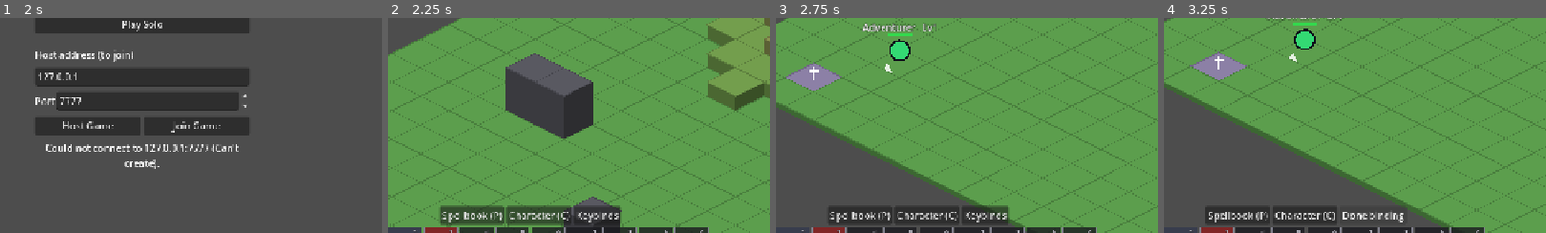
Above: before the commit, frames 1-4 (left to right).
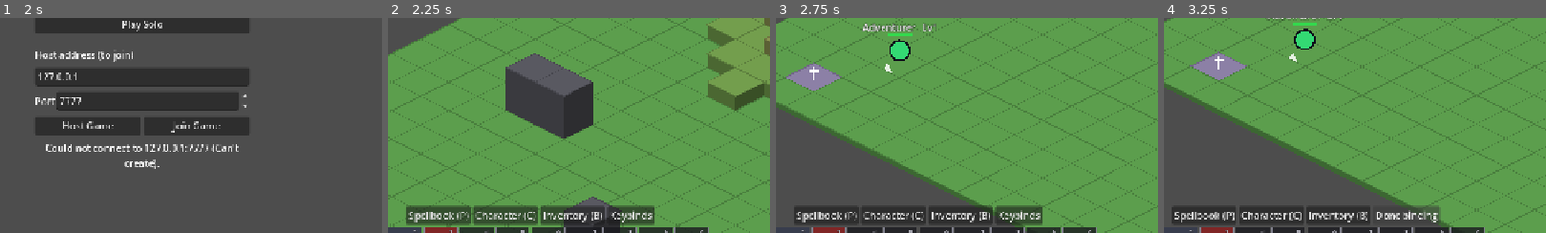
Above: after the commit, the same moments.

Repository: victorduvergermacarons-lang/Final-Wars
Game: Godot game, scene res://scenes/main.tscn
The game is run twice, just before and just after one commit, with the same random seed, the same clock (stepped at 60 frames per second) and the same inputs.
Inputs:
- Up to frame 1 (2 s): click "Join Game" at 0.5 s; click "Join Game" at 1.25 s
- Up to frame 2 (2.25 s): click "Play Solo" at 2 s
- Up to frame 3 (2.75 s): no input
- Up to frame 4 (3.25 s): click "Keybinds" at 2.75 s
The pictures show only the part of the screen within x 31-81%, y 42-92%; the shares and areas given below are measured in that part.

Frame 1 is identical in both runs. In frame 2, 3.0% of the frame differs, in the area x 4-70%, y 87-97%; in frame 3, 2.7%; in frame 4, 2.6%.

Commit message:
M2 step 3: inventory window, item tooltips and comparison
- Inventory (B): nine equipment slots beside a 20-slot bag grid; items
  drawn with rarity-colored borders and stack counts
- Drag bag->bag (move/merge), bag->equipment (equip into that position),
  equipment->bag (unequip); right-click equip/unequip; shift+click splits
  a stack; ctrl+right-click destroys after confirmation
- ItemTooltip: name in rarity color, rarity and type, stats, growth per
  level (after the growth fraction), abilities taught with AP progress or
  mastered, sell price, and for unworn items a green/red comparison with
  everything it would displace (two-handers compare against both hands)
- CombatRules.vendor_sell_fraction (25%)
- Tests (233 passing); smoke test equips via the inventory window

Co-Authored-By: Claude Opus 5.5 <noreply@anthropic.com>
Claude-Session: https://claude.ai/code/session_01NkxcXD4xqQYvGrzBVzDJEX

Diff:
--- a/content/rules/default_rules.tres
+++ b/content/rules/default_rules.tres
@@ -35,3 +35,4 @@
 in_combat_hp_regen_percent = 0.0
 in_combat_mana_regen_percent = 0.5
 release_fraction = 0.5
+vendor_sell_fraction = 0.25
--- a/data/defs/combat_rules.gd
+++ b/data/defs/combat_rules.gd
@@ -93,3 +93,7 @@
 @export var ap_per_level: int = 10
 ## Refill HP and Mana to full on level-up.
 @export var refill_on_level_up: bool = true
+
+@export_group("Economy")
+## Vendors pay this fraction of an item's price when you sell it.
+@export var vendor_sell_fraction: float = 0.25
--- a/input/input_actions.gd
+++ b/input/input_actions.gd
@@ -21,6 +21,7 @@
 	&"release": [KEY_R],
 	&"toggle_spellbook": [KEY_P],
 	&"toggle_character": [KEY_C],
+	&"toggle_inventory": [KEY_B],
 }
 
 
--- a/tests/integration/test_game_smoke.gd
+++ b/tests/integration/test_game_smoke.gd
@@ -49,20 +49,25 @@
 	await wait_physics_frames(6)
 	assert_eq(whiffs.size(), 1, "Strike went out and hit nothing")
 
-	# Equip the Staff from the character panel (out of combat): Fireball appears on the bar.
+	# Equip the Staff from the inventory window (out of combat): Fireball appears on the bar.
+	hud._toggle(hud.inventory_window)
 	hud._toggle(hud._character)
 	hud._toggle(hud._spellbook)
 	await wait_process_frames(2)
-	var picker: OptionButton = hud._character._pickers[EquipSlot.Id.MAIN_HAND]
-	var staff_index: int = hud._character._picker_items[EquipSlot.Id.MAIN_HAND].find(&"staff")
-	assert_gt(staff_index, 0)
-	picker.select(staff_index)
-	picker.item_selected.emit(staff_index)
+	var staff_index := hero.bag.index_of(ContentDB.items[&"staff"])
+	assert_gt(staff_index, -1)
+	var main_hand: ItemSlotView = null
+	for v in hud.inventory_window.find_children("*", "ItemSlotView", true, false):
+		if v.kind == ItemSlotView.Kind.EQUIP and v.index == EquipSlot.Id.MAIN_HAND:
+			main_hand = v
+	main_hand._drop_data(Vector2.ZERO, {"item_from": ItemSlotView.Kind.BAG, "index": staff_index})
 	await wait_physics_frames(6)
 	await wait_process_frames(2)
 	assert_eq(hero.equipped_in(EquipSlot.Id.MAIN_HAND).id, &"staff")
+	assert_eq(hero.bag.count_of(ContentDB.items[&"sword"]), 1, "the sword went to the bag")
 	assert_true(game.client.action_bar.slots.has(&"fireball"))
 	assert_true(game.client.action_bar.slots.has(&"strike"), "Strike's slot stays (dimmed)")
+	assert_not_null(main_hand._make_custom_tooltip(""), "tooltip builds")
 
 	# The layout was saved to the settings file.
 	var reloaded := ActionBarModel.new()
--- /dev/null
+++ b/tests/unit/test_item_tooltip.gd
@@ -0,0 +1,51 @@
+extends GutTest
+
+const F := preload("res://tests/unit/progression_fixtures.gd")
+
+var rules: CombatRules
+var hero: Hero
+var sword: ItemDef
+var axe: ItemDef
+
+
+func before_each() -> void:
+	rules = CombatRules.new()
+	var strike := F.ability(&"strike", 20)
+	strike.display_name = "Strike"
+	sword = F.item(&"sword", EquipSlot.Type.MAIN_HAND, {Stat.Id.PHYS_ATK: 12, Stat.Id.ACCURACY: 5},
+			{Stat.Id.PHYS_ATK: 4}, [strike])
+	sword.display_name = "Sword"
+	sword.price = 40
+	axe = F.item(&"axe", EquipSlot.Type.TWO_HAND, {Stat.Id.PHYS_ATK: 20}, {})
+	axe.display_name = "Greataxe"
+	axe.rarity = Rarity.Id.UNCOMMON
+	hero = F.hero_with([sword])
+
+
+func test_shows_name_in_rarity_color_stats_growth_ability_and_price() -> void:
+	var t := ItemTooltip.text(sword, hero, rules, true)
+	assert_string_contains(t, Rarity.color(Rarity.Id.COMMON).to_html(false))
+	assert_string_contains(t, "Sword")
+	assert_string_contains(t, "+12 Physical Attack")
+	assert_string_contains(t, "Per level while worn: +2 Physical Attack", "growth × 50%")
+	assert_string_contains(t, "Teaches [b]Strike[/b] — AP 0 / 20")
+	assert_string_contains(t, "Sells for 10 gold")
+	assert_false(t.contains("If equipped"), "no comparison for worn items")
+
+
+func test_ap_progress_and_mastery() -> void:
+	hero.ap[&"strike"] = 10
+	assert_string_contains(ItemTooltip.text(sword, hero, rules, true), "AP 10 / 20")
+	hero.mastered[&"strike"] = sword.teaches[0]
+	assert_string_contains(ItemTooltip.text(sword, hero, rules, true), "mastered")
+
+
+func test_comparison_against_what_it_would_replace() -> void:
+	var lines := ItemTooltip.compare(axe, hero)
+	assert_eq(lines.size(), 2)
+	assert_string_contains(lines[0], ItemTooltip.GREEN)
+	assert_string_contains(lines[0], "+8 Physical Attack")
+	assert_string_contains(lines[1], ItemTooltip.RED)
+	assert_string_contains(lines[1], "-5 Accuracy")
+	assert_string_contains(ItemTooltip.text(axe, hero, rules, false), "If equipped:")
+	assert_string_contains(ItemTooltip.text(axe, hero, rules, false), Rarity.color(Rarity.Id.UNCOMMON).to_html(false))
--- a/ui/hud/hud.gd
+++ b/ui/hud/hud.gd
@@ -30,6 +30,7 @@
 var _root: Control
 var _party: VBoxContainer
 var _party_frames := {} # hero id -> UnitFrame
+var inventory_window: InventoryWindow
 var _spellbook: SpellbookPanel
 var _character: CharacterPanel
 var _death: PanelContainer
@@ -80,6 +81,7 @@
 	bottom.add_child(buttons)
 	buttons.add_child(_small_button("Spellbook (P)", func(): _toggle(_spellbook)))
 	buttons.add_child(_small_button("Character (C)", func(): _toggle(_character)))
+	buttons.add_child(_small_button("Inventory (B)", func(): _toggle(inventory_window)))
 	_bind_button = _small_button("Keybinds", func(): _set_bind_mode(not bind_mode))
 	buttons.add_child(_bind_button)
 	var bar := HBoxContainer.new()
@@ -97,6 +99,9 @@
 	_character = CharacterPanel.new(self)
 	_character.visible = false
 	right.add_child(_character)
+	inventory_window = InventoryWindow.new(self)
+	inventory_window.visible = false
+	right.add_child(inventory_window)
 	_spellbook = SpellbookPanel.new(self)
 	_spellbook.visible = false
 	right.add_child(_spellbook)
@@ -180,6 +185,8 @@
 		_toggle(_spellbook)
 	elif event.is_action_pressed(&"toggle_character"):
 		_toggle(_character)
+	elif event.is_action_pressed(&"toggle_inventory"):
+		_toggle(inventory_window)
 
 
 ## Keybind mode grabs key presses before anything else sees them.
--- /dev/null
+++ b/ui/hud/inventory_window.gd
@@ -0,0 +1,51 @@
+class_name InventoryWindow
+extends PanelContainer
+## Inventory (B): the nine equipment positions next to the bag grid.
+
+const BAG_COLUMNS := 5
+
+var hud: Hud
+var _confirm: ConfirmationDialog
+var _pending_destroy := -1
+
+
+func _init(p_hud: Hud) -> void:
+	hud = p_hud
+	var box := VBoxContainer.new()
+	add_child(box)
+	var title := Label.new()
+	title.text = "Inventory (B) — drag to move or equip · right-click equip/unequip · shift+click split · ctrl+right-click destroy"
+	title.autowrap_mode = TextServer.AUTOWRAP_WORD
+	title.custom_minimum_size = Vector2(420, 0)
+	box.add_child(title)
+	var row := HBoxContainer.new()
+	row.add_theme_constant_override("separation", 16)
+	box.add_child(row)
+	var equip := GridContainer.new()
+	equip.columns = 3
+	for slot in EquipSlot.COUNT:
+		equip.add_child(ItemSlotView.new(hud, ItemSlotView.Kind.EQUIP, slot))
+	row.add_child(equip)
+	var bag := GridContainer.new()
+	bag.columns = BAG_COLUMNS
+	for i in Bag.DEFAULT_SIZE:
+		bag.add_child(ItemSlotView.new(hud, ItemSlotView.Kind.BAG, i))
+	row.add_child(bag)
+	_confirm = ConfirmationDialog.new()
+	_confirm.confirmed.connect(_on_destroy_confirmed)
+	add_child(_confirm)
+
+
+func confirm_destroy(index: int) -> void:
+	var item: ItemDef = hud.session.local_hero().bag.item_at(index)
+	if item == null:
+		return
+	_pending_destroy = index
+	_confirm.dialog_text = "Destroy %s? This can't be undone." % item.display_name
+	_confirm.popup_centered()
+
+
+func _on_destroy_confirmed() -> void:
+	if _pending_destroy >= 0:
+		hud.session.send_intent({"type": "destroy_item", "index": _pending_destroy})
+	_pending_destroy = -1
--- /dev/null
+++ b/ui/hud/item_slot_view.gd
@@ -0,0 +1,120 @@
+class_name ItemSlotView
+extends Control
+## One bag or equipment slot in the inventory window.
+## Drag between slots to move/equip/unequip. Right-click: equip from the bag or
+## unequip. Shift+click a stack to split it. Ctrl+right-click a bag item to destroy it.
+
+enum Kind { BAG, EQUIP }
+
+const SIZE := Vector2(48, 48)
+
+var hud: Hud
+var kind: Kind
+var index: int
+var _font: Font
+
+
+func _init(p_hud: Hud, p_kind: Kind, p_index: int) -> void:
+	hud = p_hud
+	kind = p_kind
+	index = p_index
+	custom_minimum_size = SIZE
+	focus_mode = Control.FOCUS_NONE
+	mouse_filter = Control.MOUSE_FILTER_STOP
+	_font = ThemeDB.fallback_font
+
+
+func item() -> ItemDef:
+	var hero: Hero = hud.session.local_hero()
+	if hero == null:
+		return null
+	return hero.bag.item_at(index) if kind == Kind.BAG else hero.equipped_in(index)
+
+
+func _process(_delta: float) -> void:
+	var it := item()
+	tooltip_text = it.display_name if it != null else (EquipSlot.NAMES[index] if kind == Kind.EQUIP else "")
+	queue_redraw()
+
+
+func _draw() -> void:
+	var rect := Rect2(Vector2.ZERO, size)
+	draw_rect(rect, Color(0.08, 0.08, 0.1, 0.9))
+	var it := item()
+	if it == null:
+		draw_rect(rect, Color(0.35, 0.35, 0.4), false, 1.0)
+		if kind == Kind.EQUIP:
+			_text(EquipSlot.NAMES[index].left(5), Vector2(4, size.y * 0.5 + 4), 10, Color(0.45, 0.45, 0.5))
+		return
+	var c := Rarity.color(it.rarity)
+	draw_rect(rect.grow(-3), Color(c, 0.18))
+	draw_rect(rect.grow(-1), c, false, 2.0)
+	_text(it.display_name.left(6), Vector2(4, 18), 11, Color.WHITE)
+	if kind == Kind.BAG:
+		var n: int = hud.session.local_hero().bag.count_at(index)
+		if n > 1:
+			_text(str(n), Vector2(size.x - 16, size.y - 5), 12, Color(1, 1, 0.7))
+
+
+func _make_custom_tooltip(_for_text: String) -> Object:
+	var it := item()
+	if it == null:
+		return null
+	var label := RichTextLabel.new()
+	label.bbcode_enabled = true
+	label.fit_content = true
+	label.autowrap_mode = TextServer.AUTOWRAP_WORD
+	label.custom_minimum_size = Vector2(300, 0)
+	label.text = ItemTooltip.text(it, hud.session.local_hero(), hud.session.rules(), kind == Kind.EQUIP)
+	return label
+
+
+func _gui_input(event: InputEvent) -> void:
+	if not (event is InputEventMouseButton) or not event.pressed:
+		return
+	var it := item()
+	if it == null:
+		return
+	if event.button_index == MOUSE_BUTTON_RIGHT:
+		if kind == Kind.EQUIP:
+			hud.session.send_intent({"type": "unequip", "slot": index})
+		elif event.ctrl_pressed:
+			hud.inventory_window.confirm_destroy(index)
+		elif it.is_equippable():
+			hud.session.send_intent({"type": "equip", "bag_index": index})
+		accept_event()
+	elif event.button_index == MOUSE_BUTTON_LEFT and event.shift_pressed and kind == Kind.BAG:
+		var n: int = hud.session.local_hero().bag.count_at(index)
+		if n > 1:
+			hud.session.send_intent({"type": "split_item", "index": index, "count": n / 2})
+		accept_event()
+
+
+func _get_drag_data(_at: Vector2) -> Variant:
+	var it := item()
+	if it == null:
+		return null
+	var preview := Label.new()
+	preview.text = it.display_name
+	preview.add_theme_color_override("font_color", Rarity.color(it.rarity))
+	set_drag_preview(preview)
+	return {"item_from": kind, "index": index}
+
+
+func _can_drop_data(_at: Vector2, data: Variant) -> bool:
+	return typeof(data) == TYPE_DICTIONARY and data.has("item_from")
+
+
+func _drop_data(_at: Vector2, data: Variant) -> void:
+	var from_bag: bool = data.item_from == Kind.BAG
+	if from_bag and kind == Kind.BAG:
+		hud.session.send_intent({"type": "move_item", "from": data.index, "to": index})
+	elif from_bag and kind == Kind.EQUIP:
+		hud.session.send_intent({"type": "equip", "bag_index": data.index, "slot": index})
+	elif not from_bag and kind == Kind.BAG:
+		hud.session.send_intent({"type": "unequip", "slot": data.index})
+
+
+func _text(t: String, pos: Vector2, font_size: int, color: Color) -> void:
+	draw_string_outline(_font, pos, t, HORIZONTAL_ALIGNMENT_LEFT, -1, font_size, 3, Color.BLACK)
+	draw_string(_font, pos, t, HORIZONTAL_ALIGNMENT_LEFT, -1, font_size, color)
--- /dev/null
+++ b/ui/item_tooltip.gd
@@ -0,0 +1,72 @@
+class_name ItemTooltip
+extends RefCounted
+## BBCode text for an item tooltip: name in rarity color, type, stats, growth per
+## level, abilities taught with the hero's AP progress, price, and, for items not
+## currently worn, a green/red comparison with what they would replace.
+
+const STAT_LABELS := ["HP", "Mana", "Physical Attack", "Magic Attack", "Physical Defense",
+	"Magic Defense", "Crit Rate", "Crit Damage", "Speed", "Accuracy", "Evasion", "Jump"]
+const GREEN := "#5fe36b"
+const RED := "#ff6b5b"
+const GREY := "#a8a8b0"
+
+
+static func text(item: ItemDef, hero: Hero, rules: CombatRules, worn: bool) -> String:
+	var lines: PackedStringArray = []
+	lines.append("[color=#%s][b]%s[/b][/color]" % [Rarity.color(item.rarity).to_html(false), item.display_name])
+	var kind: String = EquipSlot.TYPE_NAMES[item.slot] if item.is_equippable() else ""
+	lines.append("[color=%s]%s%s[/color]" % [GREY, Rarity.NAMES[item.rarity], "  ·  " + kind if kind != "" else ""])
+	for id in Stat.all():
+		var v := item.stats.get_stat(id)
+		if not is_zero_approx(v):
+			lines.append("+%s %s" % [_num(v), STAT_LABELS[id]])
+	if not item.growth.is_zero():
+		var parts: PackedStringArray = []
+		for id in Stat.all():
+			var g := item.growth.get_stat(id) * rules.growth_fraction
+			if not is_zero_approx(g):
+				parts.append("+%s %s" % [_num(g), STAT_LABELS[id]])
+		lines.append("[color=%s]Per level while worn: %s[/color]" % [GREY, ", ".join(parts)])
+	for ability in item.teaches:
+		var progress := ""
+		if hero != null:
+			if hero.is_mastered(ability.id):
+				progress = " — [color=%s]mastered[/color]" % GREEN
+			elif ability.ap_to_master > 0:
+				progress = " — AP %d / %d" % [hero.ap.get(ability.id, 0), ability.ap_to_master]
+		lines.append("Teaches [b]%s[/b]%s" % [ability.display_name, progress])
+		if ability.description != "":
+			lines.append("[color=%s]%s[/color]" % [GREY, ability.description])
+	if item.description != "":
+		lines.append("[i]%s[/i]" % item.description)
+	if item.price > 0:
+		lines.append("[color=%s]Sells for %d gold[/color]" % [GREY, sell_price(item, rules)])
+	if not worn and hero != null and item.is_equippable():
+		var cmp := compare(item, hero)
+		if not cmp.is_empty():
+			lines.append("")
+			lines.append("If equipped:")
+			lines.append_array(cmp)
+	return "\n".join(lines)
+
+
+## Lines like "+5 Physical Attack" (green) / "-3 HP" (red): the stat change from
+## wearing `item` instead of what it would displace.
+static func compare(item: ItemDef, hero: Hero) -> PackedStringArray:
+	var delta := item.stats.copy()
+	for old in hero.displaced_by(item):
+		delta.add(old.stats, -1.0)
+	var out: PackedStringArray = []
+	for id in Stat.all():
+		var v := delta.get_stat(id)
+		if not is_zero_approx(v):
+			out.append("[color=%s]%s%s %s[/color]" % [GREEN if v > 0 else RED, "+" if v > 0 else "", _num(v), STAT_LABELS[id]])
+	return out
+
+
+static func sell_price(item: ItemDef, rules: CombatRules) -> int:
+	return floori(item.price * rules.vendor_sell_fraction)
+
+
+static func _num(v: float) -> String:
+	return str(int(v)) if is_equal_approx(v, roundf(v)) else "%.1f" % v
Not shown, added: tests/unit/test_item_tooltip.gd.uid
Not shown, added: ui/hud/inventory_window.gd.uid
Not shown, added: ui/hud/item_slot_view.gd.uid
Not shown, added: ui/item_tooltip.gd.uid
